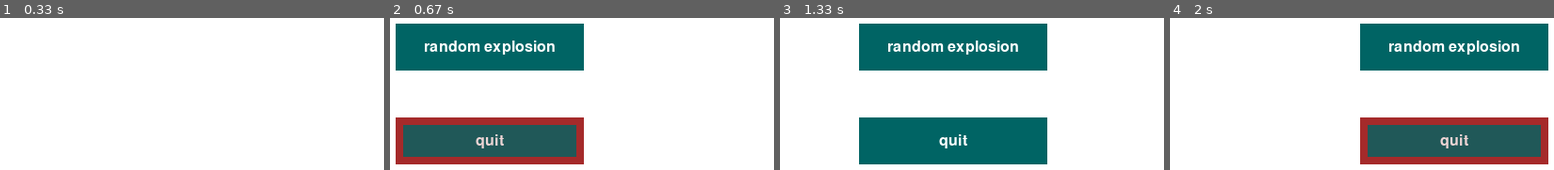
Above: before the commit, frames 1-4 (left to right).
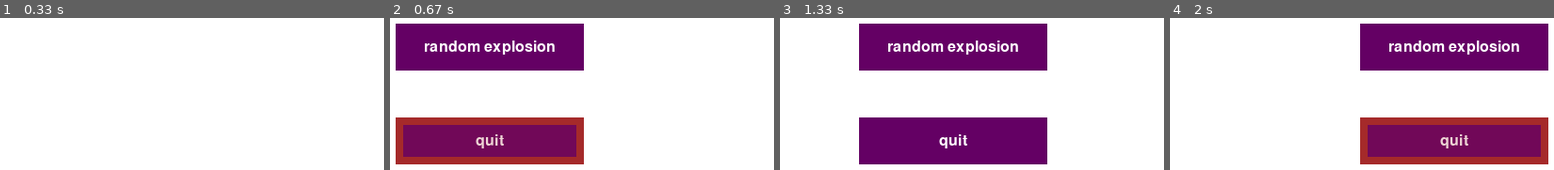
Above: after the commit, the same moments.

Repository: binnev/pygame_sandbox
Game: pygame game, started from base/objects/menu_test.py
The game is run twice, just before and just after one commit, with the same random seed, the same clock (stepped at 60 frames per second) and the same inputs.
Inputs (mouse positions are in pixels of both pictures, inside the frame that each line leads up to):
- Up to frame 1 (0.33 s): no input
- Up to frame 2 (0.67 s): click (566, 124) at 0.38 s
- Up to frame 3 (1.33 s): click (899, 46) at 0.72 s; click (outside the picture) at 1.22 s
- Up to frame 4 (2 s): click (1396, 135) at 1.55 s

Frame 1 is identical in both runs. In frame 2, 24% of the frame differs, in the area x 1-51%, y 3-92%; in frame 3, 29%, in the area x 20-70%, y 3-97%; in frame 4, 24%.

Commit message:
Buttons now respect the color they receive.

Diff:
--- a/base/objects/entities.py
+++ b/base/objects/entities.py
@@ -43,7 +43,7 @@
     def __init__(self, x, y, width, height, color=None, groups=[]):
         super().__init__(*groups)
 
-        self.color = color if color else self.debug_color
+        self.color = color or self.debug_color
         self.width = width
         self.height = height
         self.state = None
--- a/base/objects/gui_elements.py
+++ b/base/objects/gui_elements.py
@@ -6,23 +6,11 @@
 
 
 class GuiButton(Entity):
-    """
-    todo: even something as simple as a button must be a state machine. Perhaps I should build
-    the state machine functionality into Entity? If I want a button to do an animation on hover (
-    instead of just showing its outline) then I need a state to handle that animation.
-
-    todo: Perhaps I should unify Entity and AnimationMixin. Animationmixin explicitly uses
-    self.state to set self.frames elapsed etc. I think I can also improve the way states are
-    defined. Perhaps I can use the factory method to register states. Also, AnimationMixin should
-    use self.current_animation to draw frames from. Then states can set current_animation.
-
-    todo: implement passing "on_click" callbacks.
-    """
-
     # These attributes are set by whatever is managing the buttons. The button itself doesn't
     # check these.
     focus: bool  # is the mouse hovering over the button at the moment?
     click: bool  # is the button currently being clicked?
+    debug_color = (0, 100, 100)
 
     def __init__(
         self,
@@ -37,10 +25,9 @@
         **kwargs
     ):
         self.text = text
-        self.text_color = text_color
-        if not self.text_color:
-            self.text_color = self.debug_color
+        self.text_color = text_color or self.debug_color
         super().__init__(x=x, y=y, width=width, height=height, **kwargs)
+        self.current_color = self.color
         self.focus = False
         self.click = False
         self.highlight = False
@@ -50,7 +37,7 @@
     @property
     def image(self):
         image = pygame.Surface((self.width, self.height)).convert_alpha()
-        image.fill(self.color)
+        image.fill(self.current_color)
         if self.text:
             text = self.font.render(self.text, True, self.text_color)
             textRect = text.get_rect()
@@ -64,7 +51,7 @@
             self.draw_highlight(surface)
 
     def draw_highlight(self, surface):
-        color = pygame.color.THECOLORS["brown"]
+        color = pygame.color.THECOLORS["brown"]  # todo: make highlight color
         translucent_color = color[:3] + (50,)
         mask_surface = mask_to_surface(self.mask, translucent_color)
         mask_outline = self.mask.outline()
@@ -72,7 +59,7 @@
         surface.blit(mask_surface, self.image_rect)
 
     def update(self):
-        self.color = (0, 100, 100)
+        self.current_color = self.color
         self.highlight = False
 
         if self.focus:
@@ -92,4 +79,4 @@
 
     def _own_on_click(self):
         """ Button's own logic for when clicked. """
-        self.color = Color("red")
+        self.current_color = Color("red")
--- a/base/objects/menu_test.py
+++ b/base/objects/menu_test.py
@@ -63,6 +63,7 @@
             50,
             text="random explosion",
             text_color=Color("white"),
+            color=(100, 0, 100),
             on_click=lambda: self.add(
                 Explosion(x=random() * SCREEN_WIDTH, y=random() * SCREEN_HEIGHT)
             ),
@@ -78,6 +79,7 @@
             50,
             text="quit",
             text_color=Color("white"),
+            color=(100, 0, 100),
             on_click=lambda: goto_state(self.animate_out),
         )
         self.add(self.button1, self.button2)
